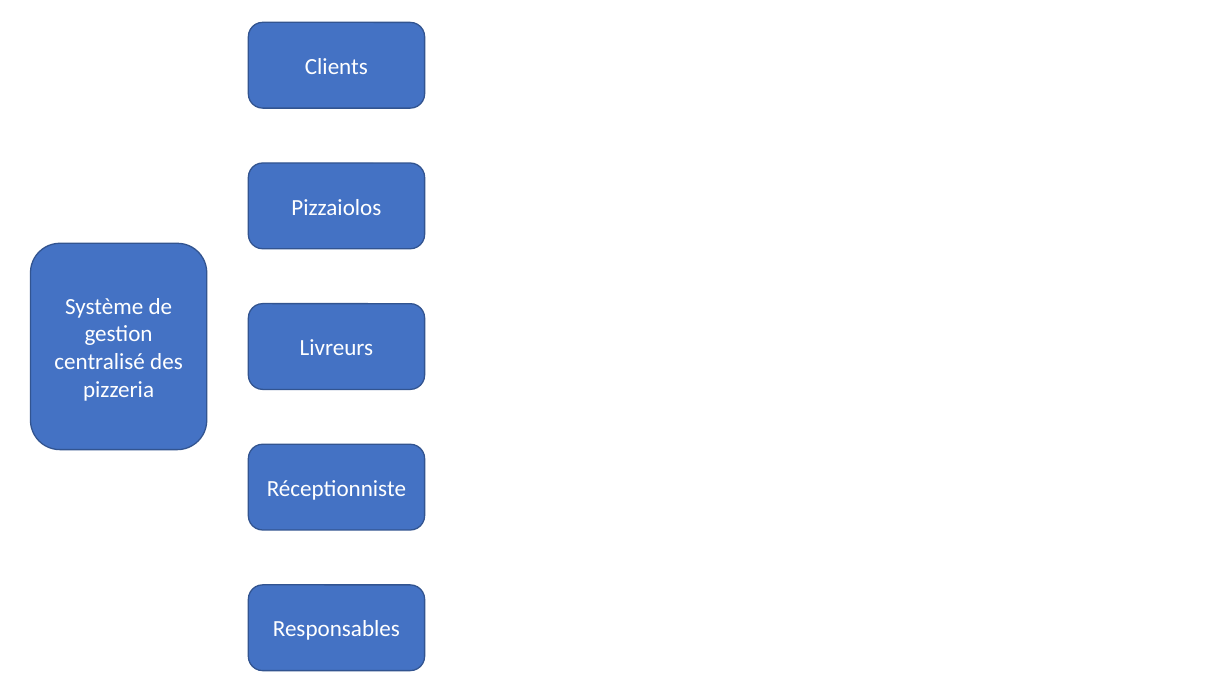
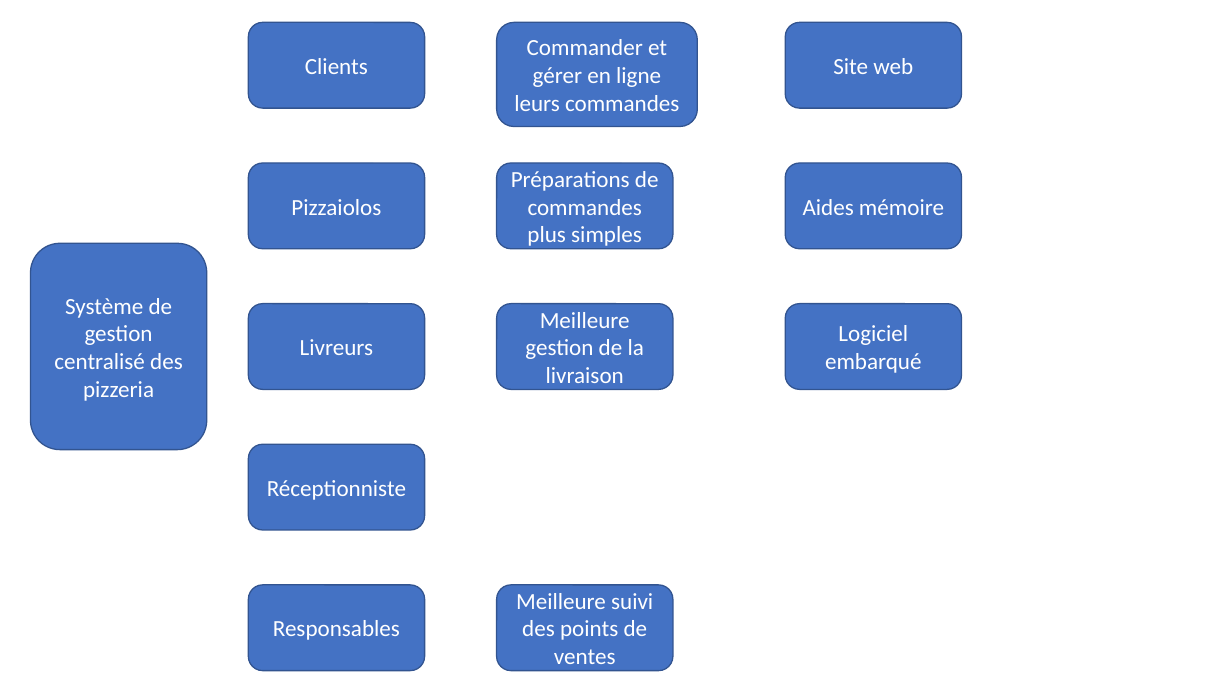
Before and after one commit to MickaeliOS/OCPizza, a slide deck: slide 1 of impact_mapping.pptx. Drawn at 1232x693 pixels with LibreOffice and Linux fonts; fonts in the diff are those of the drawing. Boxes give left, top, right and bottom in pixels: in the first picture for what was removed or moved away, otherwise in the second. Text is boxed around its words. In the diff, an @@ line names an element or a change of style, - is before the commit and + after.

```diff
--- a/impact_mapping.pptx
+++ b/impact_mapping.pptx
@@ rounded rectangle added at (x1=497, y1=22, x2=698, y2=127), fill #4472C4, outline #325491 1 pt, 18 pt, text #FFFFFF @@
+Commander et gérer en ligne leurs commandes
@@ rounded rectangle added at (x1=786, y1=22, x2=962, y2=108), fill #4472C4, outline #325491 1 pt, 18 pt, text #FFFFFF @@
+Site web
@@ rounded rectangle added at (x1=497, y1=163, x2=674, y2=249), fill #4472C4, outline #325491 1 pt, 18 pt, text #FFFFFF @@
+Préparations de commandes plus simples
@@ rounded rectangle added at (x1=786, y1=163, x2=962, y2=249), fill #4472C4, outline #325491 1 pt, 18 pt, text #FFFFFF @@
+Aides mémoire
@@ rounded rectangle added at (x1=497, y1=304, x2=674, y2=390), fill #4472C4, outline #325491 1 pt, 18 pt, text #FFFFFF @@
+Meilleure gestion de la livraison
@@ rounded rectangle added at (x1=786, y1=304, x2=962, y2=390), fill #4472C4, outline #325491 1 pt, 18 pt, text #FFFFFF @@
+Logiciel embarqué
@@ rounded rectangle added at (x1=497, y1=585, x2=674, y2=671), fill #4472C4, outline #325491 1 pt, 18 pt, text #FFFFFF @@
+Meilleure suivi des points de ventes
```
Also in this commit, not shown: 2 other files.
